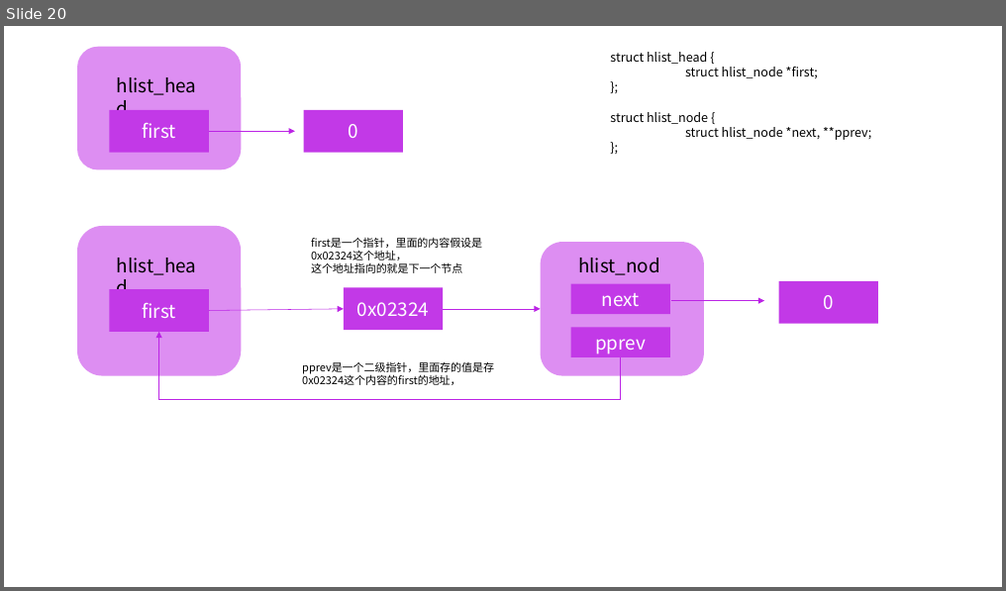
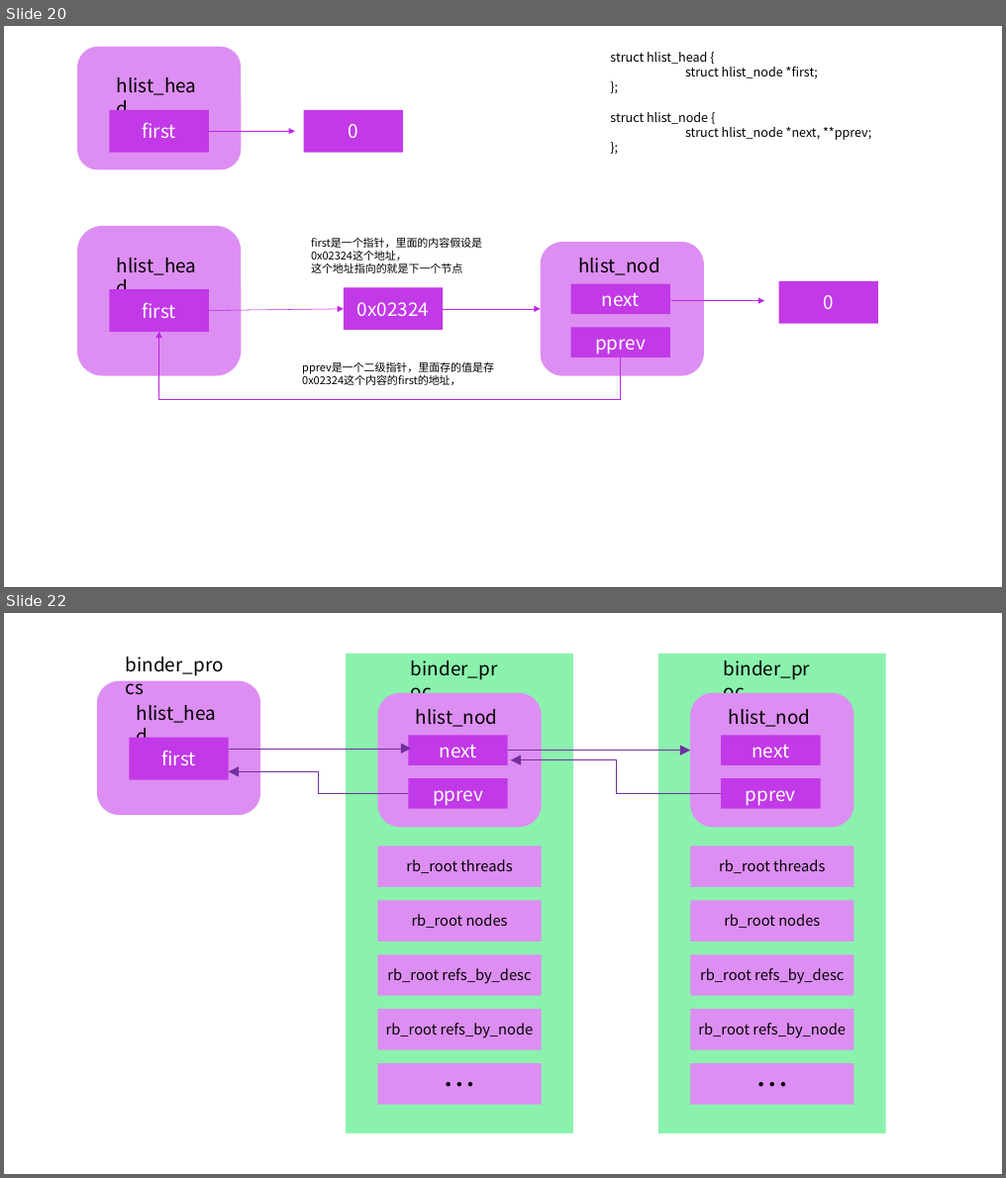
Before and after one commit to lihaoAd/Note, a slide deck: android/binder/binder.pptx. Shown one above the other, each under a label of ours: slide 20 before the commit, slides 20 and 22 after it; the slides between them are not shown. The pictures are 1006x591 and 1006x1178 pixels, drawn with LibreOffice and Linux fonts; fonts in the diff are those of the drawing. Boxes give left, top, right and bottom in pixels: in the first picture for what was removed or moved away, otherwise in the second. Text is boxed around its words. In the diff, an @@ line names an element or a change of style, - is before the commit and + after.

```diff
--- a/android/binder/binder.pptx
+++ b/android/binder/binder.pptx
@@ slide 22 added at bbox=[4, 613, 1002, 1174], background #FFFFFF @@
@@ group added at bbox=[97, 657, 260, 815]: 2 texts, 1 rounded rectangle, 1 rectangle @@
+hlist_head
+first
+binder_procs
@@ rectangle added at bbox=[347, 654, 573, 1134], fill #8AF2AD @@
@@ text added at bbox=[411, 661, 497, 680], 18 pt, text #000000 @@
+binder_proc
@@ rectangle added at bbox=[658, 654, 886, 1134], fill #8AF2AD @@
@@ text added at bbox=[724, 661, 810, 680], 18 pt, text #000000 @@
+binder_proc
@@ elbow arrow added from (229, 749) to (411, 749), #7030A0 0.5 pt @@
@@ elbow arrow added from (508, 751) to (690, 751), #7030A0 0.5 pt @@
@@ elbow arrow added from (721, 793) to (511, 761), #7030A0 0.5 pt @@
@@ elbow arrow added from (408, 793) to (229, 771), #7030A0 0.5 pt @@
@@ group added at bbox=[377, 693, 542, 1039]: 2 rectangles, 1 rounded rectangle, 1 text @@
+hlist_node
+next
+pprev
@@ group added at bbox=[690, 693, 854, 1039]: 2 rectangles, 1 rounded rectangle, 1 text @@
+hlist_node
+next
+pprev
@@ rectangle added at bbox=[377, 846, 542, 887], fill #DD8EF2, 14 pt, text #000000 @@
+rb_root threads
@@ rectangle added at bbox=[690, 846, 854, 887], fill #DD8EF2, 14 pt, text #000000 @@
+rb_root threads
@@ rectangle added at bbox=[377, 900, 542, 942], fill #DD8EF2, 14 pt, text #000000 @@
+rb_root nodes
@@ rectangle added at bbox=[690, 900, 854, 942], fill #DD8EF2, 14 pt, text #000000 @@
+rb_root nodes
@@ rectangle added at bbox=[377, 956, 542, 996], fill #DD8EF2, 14 pt, text #000000 @@
+rb_root refs_by_desc
@@ rectangle added at bbox=[690, 956, 854, 996], fill #DD8EF2, 14 pt, text #000000 @@
+rb_root refs_by_desc
@@ rectangle added at bbox=[377, 1009, 542, 1051], fill #DD8EF2, 14 pt, text #000000 @@
+rb_root refs_by_node
@@ rectangle added at bbox=[690, 1009, 854, 1051], fill #DD8EF2, 14 pt, text #000000 @@
+rb_root refs_by_node
@@ rectangle added at bbox=[377, 1063, 542, 1105], fill #DD8EF2, 32 pt, text #000000 @@
+…
@@ rectangle added at bbox=[690, 1063, 854, 1105], fill #DD8EF2, 32 pt, text #000000 @@
+…
```
Also in this commit, not shown: 1 slide changed, 1 other slide added, 8 other files.
